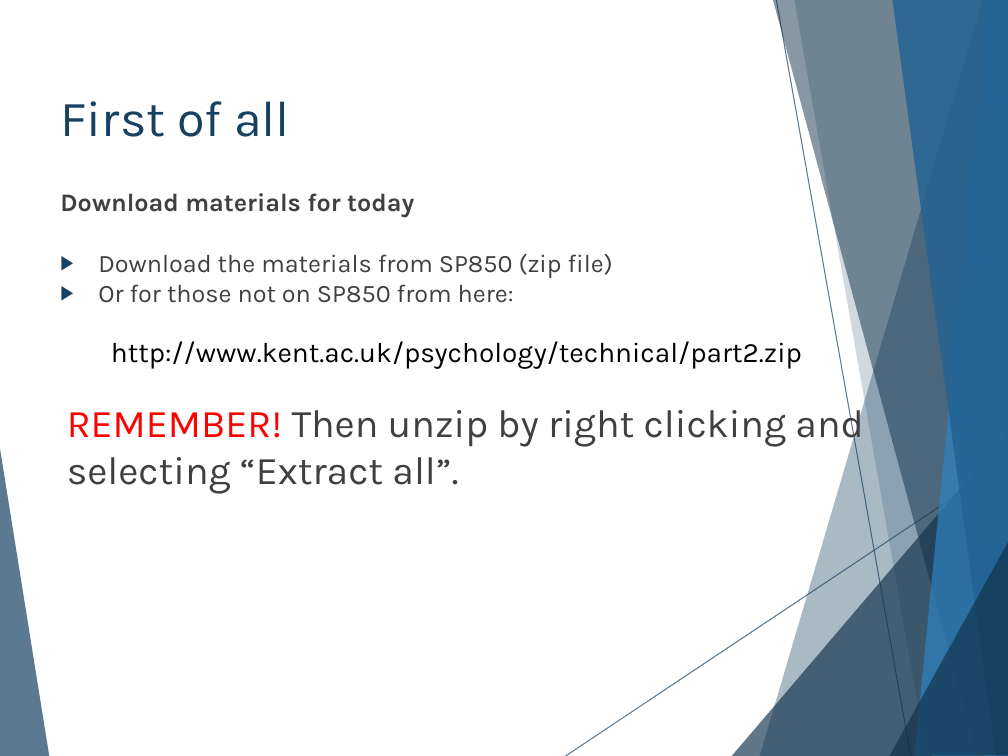
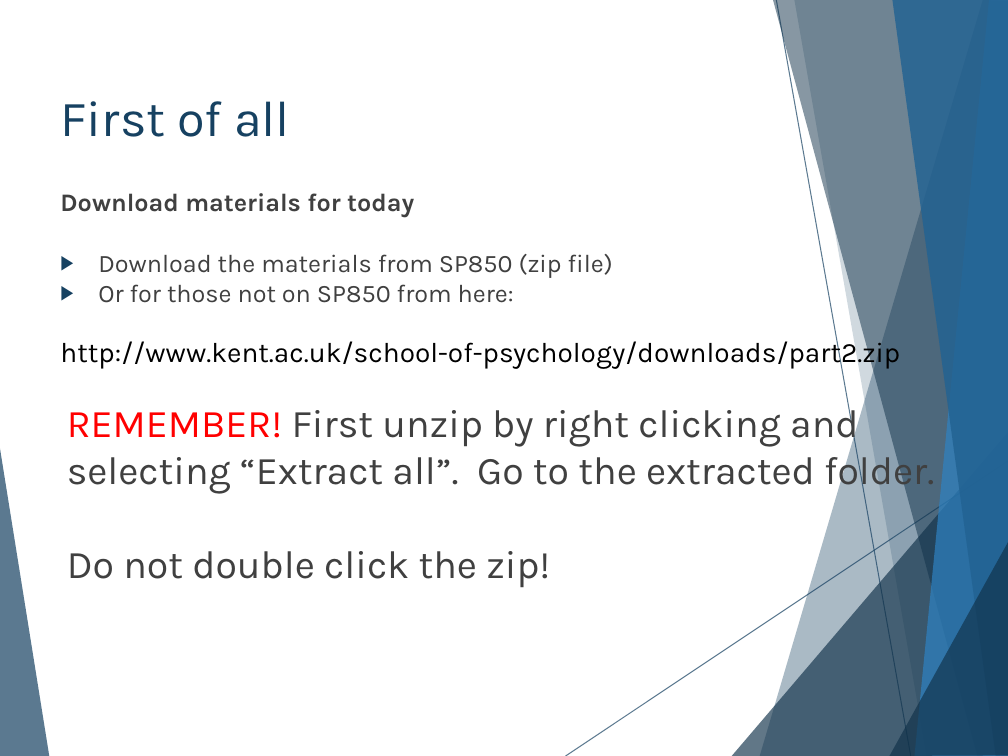
Before and after one commit to hlmpsy/psychopy_training, a slide deck: slide 2 of PsychoPy-Part2/PsychoPy-part2.pptx. Drawn at 1008x756 pixels with LibreOffice and Linux fonts; fonts in the diff are those of the drawing. Boxes give left, top, right and bottom in pixels: in the first picture for what was removed or moved away, otherwise in the second. Text is boxed around its words. In the diff, an @@ line names an element or a change of style, - is before the commit and + after.

```diff
--- a/PsychoPy-Part2/PsychoPy-part2.pptx
+++ b/PsychoPy-Part2/PsychoPy-part2.pptx
@@ text at <box>60,336,934,588</box>: text changed; text colour #000000 to #404040 @@
-  http://www.kent.ac.uk/psychology/technical/part2.zip
-REMEMBER! Then unzip by right clicking and selecting “Extract all”.
+http://www.kent.ac.uk/school-of-psychology/downloads/part2.zip
+REMEMBER! First unzip by right clicking and selecting “Extract all”. Go to the extracted folder.
+Do not double click the zip!
```
Also in this commit, not shown: 2 other slides changed, 15 other files.
